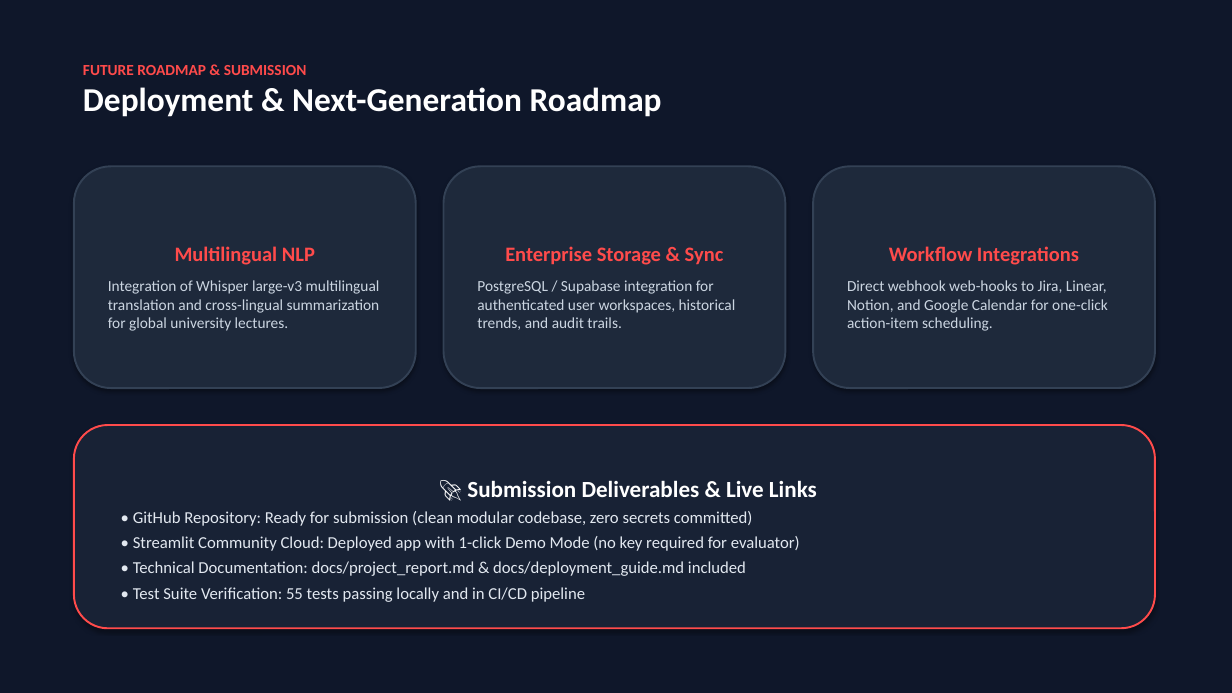
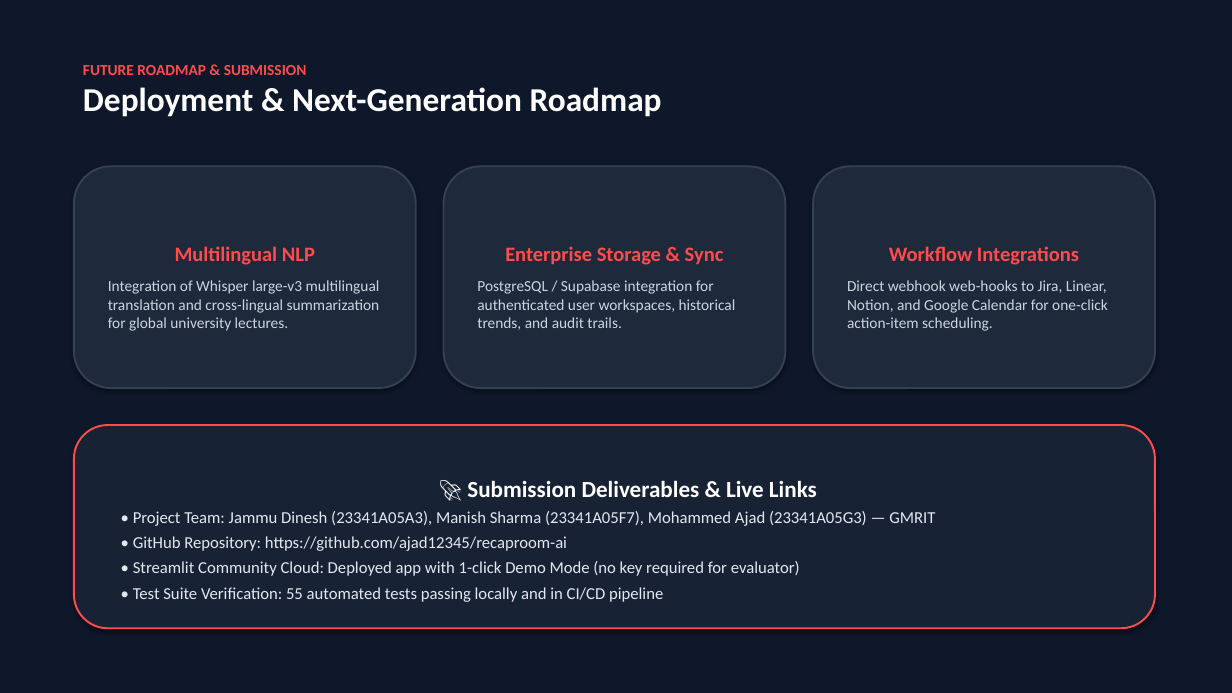
Before and after one commit to ajad12345/recaproom-ai, a slide deck: slide 8 of RecapRoom_AI_Presentation.pptx. Drawn at 1232x693 pixels with LibreOffice and Linux fonts; fonts in the diff are those of the drawing. Boxes give left, top, right and bottom in pixels: in the first picture for what was removed or moved away, otherwise in the second. Text is boxed around its words. In the diff, an @@ line names an element or a change of style, - is before the commit and + after.

Commit message:
docs: update official 3-member team details across README, docs, PPT, and UI

```diff
--- a/RecapRoom_AI_Presentation.pptx
+++ b/RecapRoom_AI_Presentation.pptx
@@ text in rounded rectangle at bbox=[133, 511, 935, 551]: text changed @@
-• GitHub Repository: Ready for submission (clean modular codebase, zero secrets committed)
+• Project Team: Jammu Dinesh (23341A05A3), Manish Sharma (23341A05F7), Mohammed Ajad (23341A05G3) — GMRIT
+• GitHub Repository: https://github.com/ajad12345/recaproom-ai
@@ text in rounded rectangle at bbox=[133, 587, 663, 602]: text changed @@
-• Technical Documentation: docs/project_report.md & docs/deployment_guide.md included
-• Test Suite Verification: 55 tests passing locally and in CI/CD pipeline
+• Test Suite Verification: 55 automated tests passing locally and in CI/CD pipeline
```
Also in this commit, not shown: 1 other slide changed, 6 other files.
